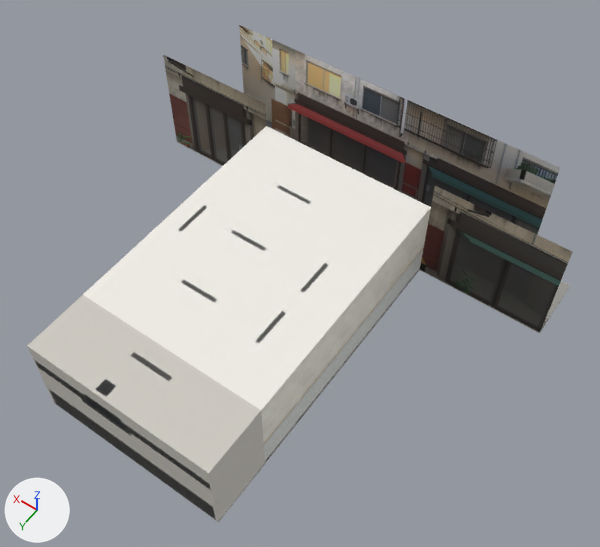
One commit to the glTF model assets/models/env/second_ai/l118_self.glb: the scene before it, then after it.
Rendered twice from a 50 mm camera at (-10.42, 12.69, 22.93) aimed at (-0.77, -0.82, 1.71). The lights are fixed; the arrows at lower left show +X, +Y and +Z. The older version comes first. Where no turn or scale is listed for an object, it has been applied to the vertices. Vertices at exactly the same position are counted once.

Objects in the first picture: 'WALL_E_nb_view', 'WALL_N_kceil', 'WALL_N_kitchen', 'WALL_N_ksteel', 'WALL_S_view', 'WALL_W_nb_view', 'WALL_W_wain', 'WALL_W_wall', 'l118_self_ceiling', 'l118_self_props' and 2 more.
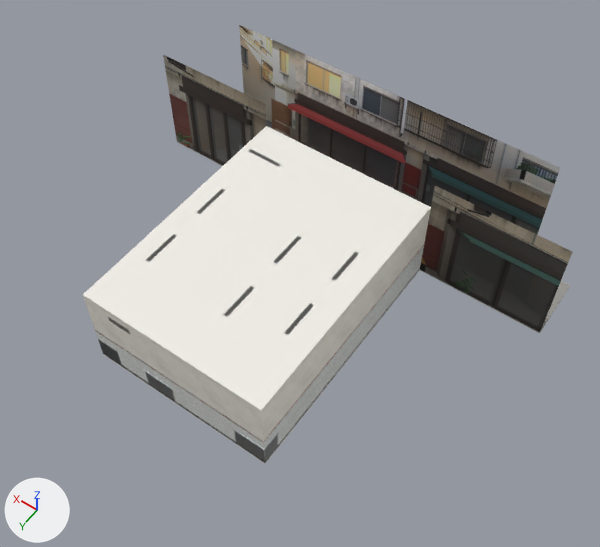
Diff of the bpy script that builds the scene:
```diff
--- a/assets/models/env/second_ai/l118_self.glb.py
+++ b/assets/models/env/second_ai/l118_self.glb.py
@@ me_l118_self_props @@
 # used by ob_l118_self_props; location = (0.0, 0.0, 0.0)
-me_l118_self_props.from_pydata(...)  # 4672 vertices, 8376 faces; spans x -7.9..7.9, y -6.9..3.5, z -0.1..3.2
+me_l118_self_props.from_pydata(...)  # 5339 vertices, 9390 faces; spans x -7.9..7.9, y -6.9..4.5, z -0.1..3.2
+# me_l118_self_props part 1: 218 loose pieces with 4344 vertices, spanning x -3.3..3.1, y -4.3..3.5, z 0.0..3.2, are deleted
+# me_l118_self_props part 2: 4835 vertices added at x -3.3..3.3, y -3.3..4.5, z 0.0..3.2
+# me_l118_self_props part 3: 16 vertices added at x 2.5..2.7, y -1.2..2.4, z 3.1..3.2
+# other edits to the shape of me_l118_self_props do not show in these pictures
 me_l118_self_props.materials.append(mat_l118_self_vc)
@@ me_wall_w_wall @@
 # used by ob_wall_w_wall; location = (0.0, 0.0, 0.0)
-me_wall_w_wall.from_pydata(...)  # 4 vertices, 2 faces; spans x -3.3, y -4.5..4.5, z 1.2..3.2
-me_wall_w_wall.vertices[0].co = (-3.3, -4.5, 1.2)  # pixel (423, 247)
-me_wall_w_wall.vertices[1].co = (-3.3, 4.5, 1.2)  # pixel (263, 444)
+me_wall_w_wall.from_pydata(...)  # 4 vertices, 2 faces; spans x -3.3, y -4.5..4.5, z 1.35..3.2
+# me_wall_w_wall part 4
+me_wall_w_wall.vertices[0].co = (-3.3, -4.5, 1.35)  # pixel (424, 244)
+me_wall_w_wall.vertices[1].co = (-3.3, 4.5, 1.35)  # pixel (263, 442)
 me_wall_w_wall.materials.append(mat_l118_self_wall)
@@ ob_wall_n_kceil @@
-ob_wall_n_kceil = bpy.data.objects.new('WALL_N_kceil', me_wall_n_kceil)
-ob_wall_n_kceil.location = (0.0, 0.0, 0.0)
@@ ob_wall_n_kitchen @@
-ob_wall_n_kitchen = bpy.data.objects.new('WALL_N_kitchen', me_wall_n_kitchen)
-ob_wall_n_kitchen.location = (0.0, 0.0, 0.0)
@@ ob_wall_n_ksteel @@
-ob_wall_n_ksteel = bpy.data.objects.new('WALL_N_ksteel', me_wall_n_ksteel)
-ob_wall_n_ksteel.location = (0.0, 0.0, 0.0)
```

Pixel boxes (x1, y1, x2, y2) of what changed, in the pictures (600 x 547 px; the box of a moved part takes in the faces that stretch with it):
'WALL_N_kceil', deleted: before (27, 295, 261, 473)
'WALL_N_kitchen', deleted: before (27, 346, 265, 522)
'WALL_N_ksteel', deleted: before (35, 361, 215, 519)
'l118_self_props', reshaped (mostly hidden): before (178, 142, 570, 342); after (109, 142, 570, 461)
part 1 of me_l118_self_props, deleted (mostly hidden): before (179, 185, 388, 342)
part 2 of me_l118_self_props, added (mostly hidden): after (109, 149, 376, 461)
part 3 of me_l118_self_props, added: after (146, 189, 225, 262)
part 4 of me_wall_w_wall, moved or reshaped: before (261, 248, 421, 443); after (261, 248, 421, 441)
'WALL_N_wall', unchanged, uncovered by the edit: after (83, 295, 264, 442)
'WALL_N_wain', unchanged, uncovered by the edit: after (95, 331, 265, 462)
